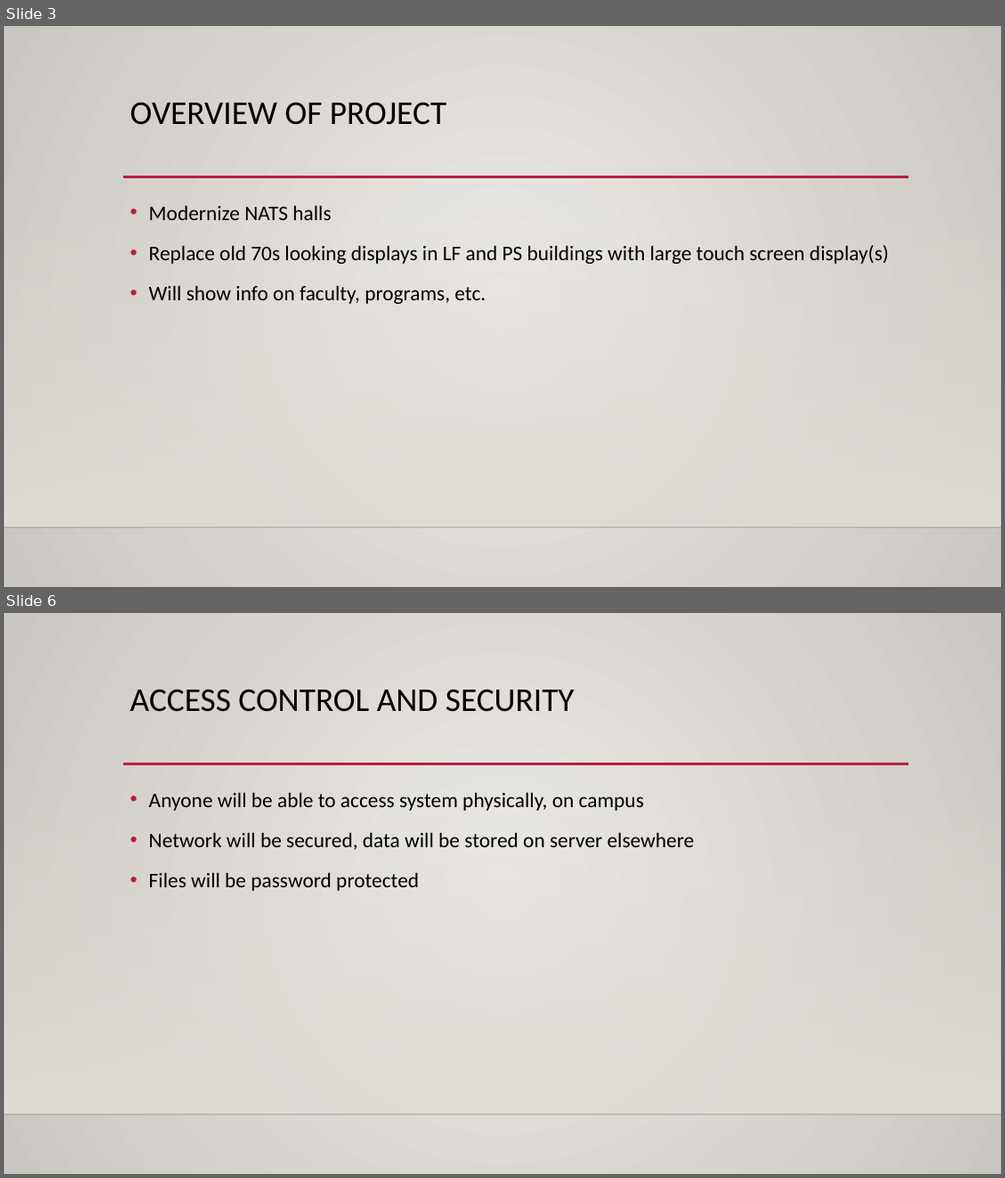
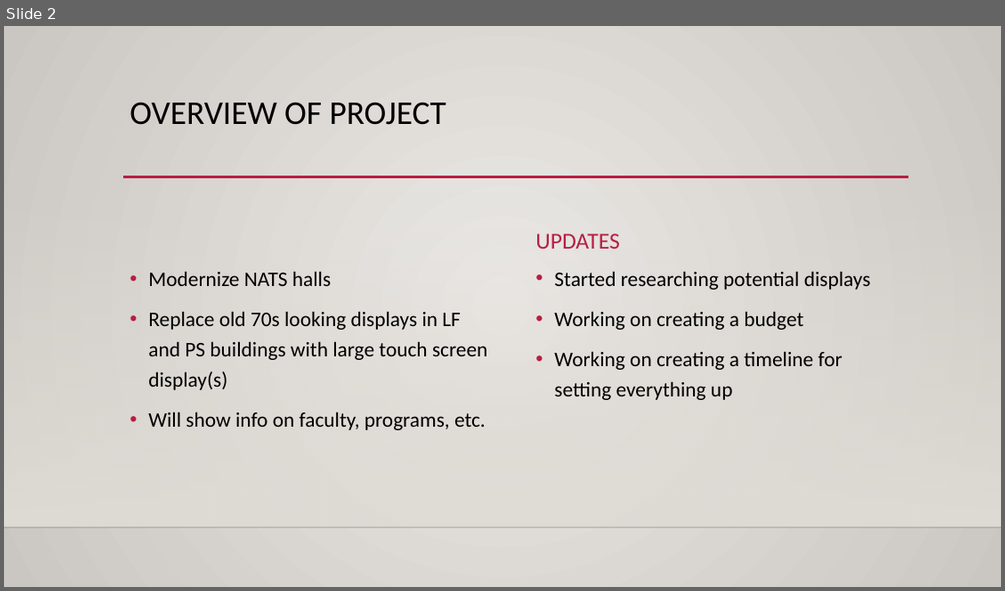
Before and after one commit to IUS-CS/Team17, a slide deck: REPORTS/RF3.pptx. Shown one above the other, each under a label of ours: slides 3 and 6 before the commit, slide 2 after it; the slides between them are not shown. The pictures are 1005x1178 and 1005x591 pixels, drawn with LibreOffice and Linux fonts; fonts in the diff are those of the drawing; background and template pictures are left out. Boxes give left, top, right and bottom in pixels: in the first picture for what was removed or moved away, otherwise in the second. Text is boxed around its words. In the diff, an @@ line names an element or a change of style, - is before the commit and + after.

Commit message:
adjusted powerpoint to be less slides with same amount of info, and repo layout

```diff
--- a/REPORTS/RF3.pptx
+++ b/REPORTS/RF3.pptx
@@ slide 6 removed at (x1=4, y1=613, x2=1001, y2=1174), background gradient #ECEAE7 to #CAC7C1; not listed: 3 template elements that a slide beside it also shows @@
@@ title removed at (x1=130, y1=689, x2=574, y2=712) @@
-ACCESS CONTROL AND SECURITY
@@ text removed at (x1=149, y1=792, x2=695, y2=891) @@
-• Anyone will be able to access system physically, on campus
-• Network will be secured, data will be stored on server elsewhere
-• Files will be password protected
@@ what was slide 3 is now slide 2 @@
@@ slide 2 changed as well @@
@@ text added at (x1=535, y1=233, x2=619, y2=248), 22 pt, text #B71E42 @@
+UPDATES
@@ text "Modernize NATS halls" rewrapped from (x1=149, y1=205, x2=889, y2=304) to (x1=148, y1=271, x2=487, y2=430) @@
@@ text added at (x1=554, y1=271, x2=871, y2=400), 20 pt, text #000000 @@
+• Started researching potential displays
+• Working on creating a budget
+• Working on creating a timeline for setting everything up
```
Also in this commit, not shown: 2 other slides changed, 1 slide added, 2 other slides removed, 3 other files.
